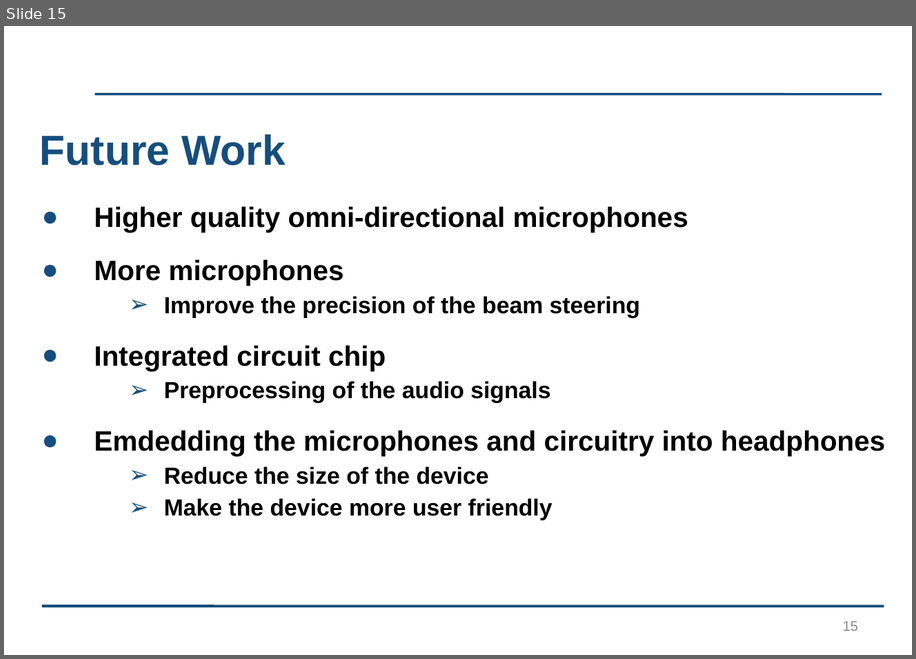
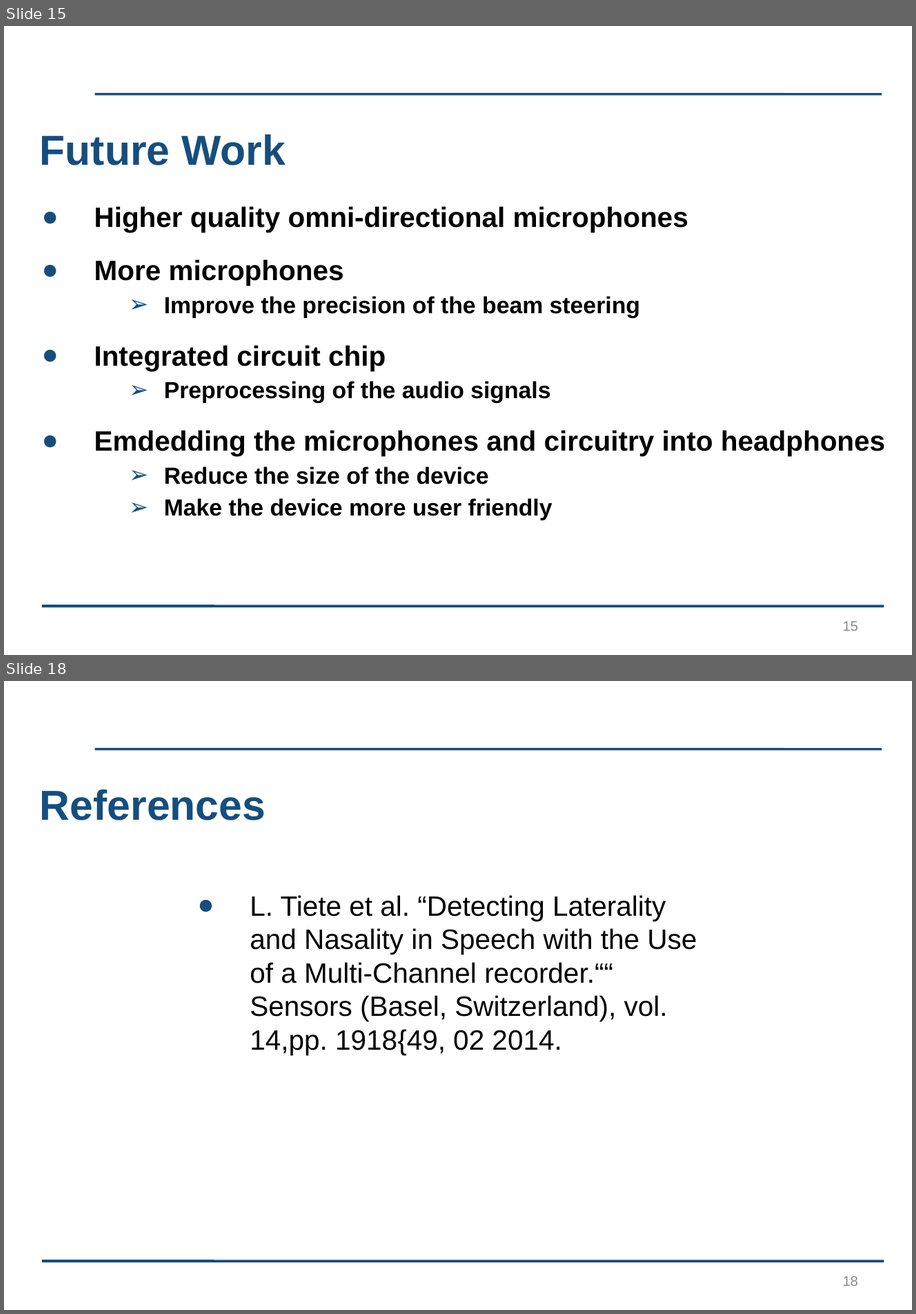
Before and after one commit to kayjayB/I_cant_hear_you, a slide deck: Presentation/Lab Project Presentation.pptx. Shown one above the other, each under a label of ours: slide 15 before the commit, slides 15 and 18 after it; the slides between them are not shown. The pictures are 916x659 and 916x1314 pixels, drawn with LibreOffice and Linux fonts; fonts in the diff are those of the drawing; background and template pictures are left out. Boxes give left, top, right and bottom in pixels: in the first picture for what was removed or moved away, otherwise in the second. Text is boxed around its words. In the diff, an @@ line names an element or a change of style, - is before the commit and + after.

```diff
--- a/Presentation/Lab Project Presentation.pptx
+++ b/Presentation/Lab Project Presentation.pptx
@@ slide 18 added at (x1=4, y1=681, x2=912, y2=1310), background #FFFFFF; not listed: 2 template elements that a slide beside it also shows @@
@@ title added at (x1=40, y1=789, x2=266, y2=820), 36 pt, text #154E7E, bold @@
+References
@@ text added at (x1=250, y1=895, x2=697, y2=1055), 24 pt, text #000000 @@
+● L. Tiete et al. “Detecting Laterality and Nasality in Speech with the Use of a Multi-Channel recorder.““ Sensors (Basel, Switzerland), vol. 14,pp. 1918{49, 02 2014.
@@ page number added at (x1=843, y1=1276, x2=858, y2=1285), 12 pt, text #8C8C8C @@
+18
```
Also in this commit, not shown: 4 slides changed, 2 other slides added, 1 slide removed.
